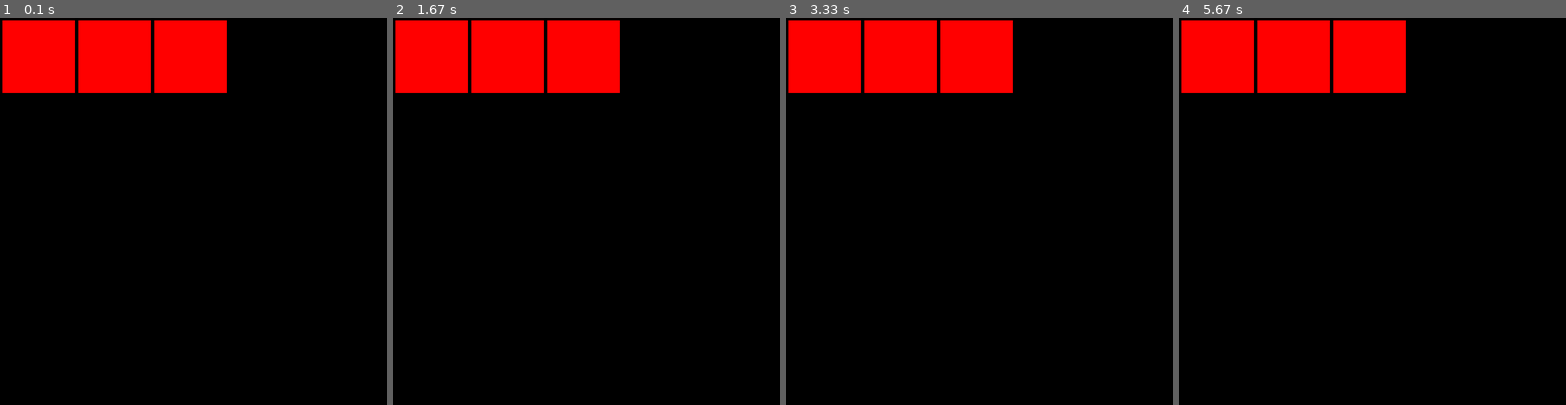
Above: before the commit, frames 1-4 (left to right).
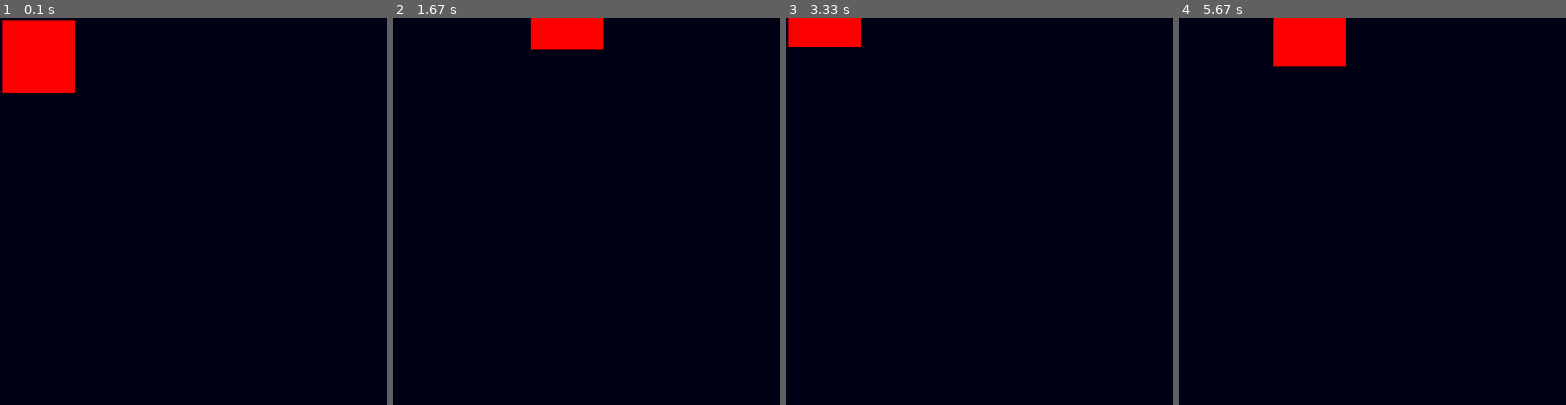
Above: after the commit, the same moments.

Repository: JulianForeroBernal/aprendiendo-pygame
Game: pygame game, started from new_juego.py
The game is run twice, just before and just after one commit, with the same random seed, the same clock (stepped at 60 frames per second) and the same inputs.
Inputs:
- Up to frame 1 (0.1 s): no input
- Up to frame 2 (1.67 s): hold Right 0.33-0.8 s; hold Up 0.83-1.13 s; hold Right 1.17-1.63 s
- Up to frame 3 (3.33 s): hold Left 1.67-2.2 s; hold Down 2.23-2.53 s; hold Left 2.57-2.97 s; hold Up from 3 s (still down)
- Up to frame 4 (5.67 s): release Up at 3.37 s; hold Right 3.4-4.03 s; hold Down 4.07-4.43 s; hold Left 4.47-4.93 s; hold Right 4.97-5.43 s; hold Up from 5.47 s (still down)

The runs differ from the first frame. In frame 1, 7.0% of the frame differs, in the area x 20-59%, y 0-20%; in frame 2, 9.4%, in the area x 0-59%, y 0-20%; in frame 3, 9.4%; in frame 4, 8.6%.

Commit message:
juego cuadrito terminado

Diff:
--- a/new_juego.py
+++ b/new_juego.py
@@ -1,30 +1,66 @@
 import pygame
 from personaje import Personaje
 cuadrito1 = Personaje(80,80)
-cuadrito2 = Personaje(237,80)
-cuadrito3 = Personaje(394,80)
 pygame.init() #metodo para inicializar pygame si no pues como monda va a funcionar
 tamaño= (800,800)
+
 ventana = pygame.display.set_mode((tamaño)) #pa mostrar la ventana pa! esa monda traduce algo como pygame pantalla modo pa poner pantalla "pyg.pantalla.modo de ajuste"
 # doble parantesis por que yes
 #la pantalla pues toca guardala en una variable xd por que aja todo tiene que estar en algun lao funciona si no pero pa
 #trabajar con la pantalla es mejor tenerla guardada en algun lado
+
 pygame.display.set_caption("Aprendiendo pygame") # pa ponerle nombre a la ventana (traduce algo asi como pyg.pantalla.modo de captura o modo de nombre de juego, pa los compas)
 
+mover_arriba = False
+mover_izquierda = False # variables para que al apretar una tecla se vuelvan verdaderas y haga una accion
+mover_derecha = False
+mover_abajo = False
+time = pygame.time.Clock()
  #toca hace run while para que no se cierre insofacto la ventana
 run = True
 while run: #la variable evento pues almacenara los eventos que pasen en el jueguito namas
+    ventana.fill((0,0,20))
+    time.tick(60)
+    delta_x = 0 # variables para la cantidad de pixeles que se va a mover toca en el run pa que todo el tiempo se reinicie la cuneta
+    delta_y = 0
+    if mover_arriba == True :
+        delta_y = -5
+    if mover_izquierda == True:
+        delta_x = -5
+    if mover_derecha == True :               # segun que variable pase a ser verdadera se suma o resta a delta_tin pa que despues se mueva cuadrito
+        delta_x = 5
+    if mover_abajo == True :
+        delta_y = 5
+    cuadrito1.move(delta_x,delta_y)
     cuadrito1.draw(ventana)
-    cuadrito2.draw(ventana)
-    cuadrito3.draw(ventana)
+    print(F"{delta_x}, {delta_y}")
+
     for event in pygame.event.get(): # para cada evento que pase en el registro de pygame.event.get() (metodo para garrar los eventos)
          # osease por evento se refiere a cualquier accion dentro de la pagina sea un clic una tecla etc.
         if event.type == pygame.QUIT : # si el tipo de evento sea cual sea es igual a un evento que cierra el juego (a eso se refiere pygame.QUIT
              #con QUIT en grande)
             run = False #tons run se vuelve falso y deja de funcionar el el ciclo osea se cierra la pagina
+        if event.type == pygame.KEYDOWN : #denuevo, si el tipo de evento que agarra es de tipo oprimir tecla (pygame.keydown) tons...
+            # event.key agarra que tecla apreto (ya se sabe que lo que va a agarrar son eventos de tipo letra, tons ahora toca que letra fue {que codigo de letra por eso key})
+            if event.key == pygame.K_UP :
+                mover_arriba = True
+            if event.key == pygame.K_LEFT :
+                mover_izquierda = True
+            if event.key == pygame.K_RIGHT :          #segun que letra se oprime cierta variable pasa a ser verdadera
+                mover_derecha = True
+            if event.key == pygame.K_DOWN :
+                mover_abajo = True
+        if event.type == pygame.KEYUP: # si el tipo de evento es soltar tecla (pygame.keyup) tons...
+            if event.key == pygame.K_UP :
+                mover_arriba = False
+            if event.key == pygame.K_LEFT :
+                mover_izquierda = False
+            if event.key == pygame.K_RIGHT :          #segun que letra se oprime cierta variable pasa a ser verdadera
+                mover_derecha = False
+            if event.key == pygame.K_DOWN :
+                mover_abajo = False
+
     pygame.display.update() # actualiza los cambios que se hacen como en este caso dibujar a cuadradito
     #sino pues e queda en la parte de arriba donde creamos la ventana pero no hace mas, ahora con esta funcion agarra las
     #cosas nuevas que le dijimos que hiciera y pues la hace xd
-pygame.quit #esta funcion con quit chiquito es simplemente pa finalilzar pygame
-
-#------------------------- hora si viene lo chido (toca ponerlo en el while xd) ------------------------------
+pygame.quit() #esta funcion con quit chiquito es simplemente pa finalilzar pygame
--- a/personaje.py
+++ b/personaje.py
@@ -10,3 +10,6 @@
          #bueno a ver creo que : esa funcion dice :
          #pygame.dibujar.el rectagulito (donde monda dibujo? (una  interfaz o ventanita xd),
          # de que color e?, y que dibujo? (la forma que ya cree))
+    def move(self, delta_x, delta_y):
+        self.shape.x += delta_x            #funcion para mover a cuadrito 5 px hacia algun lado segun las variables deta_tin
+        self.shape.y += delta_y
